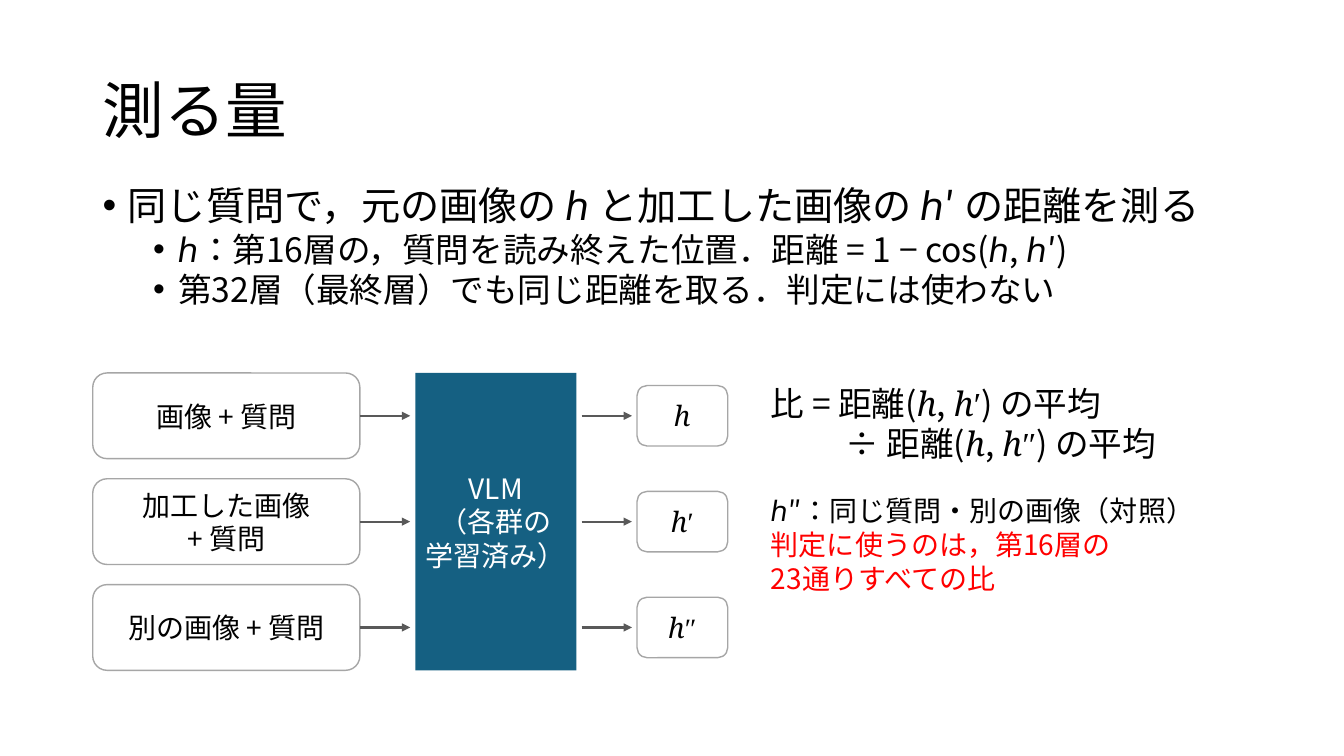
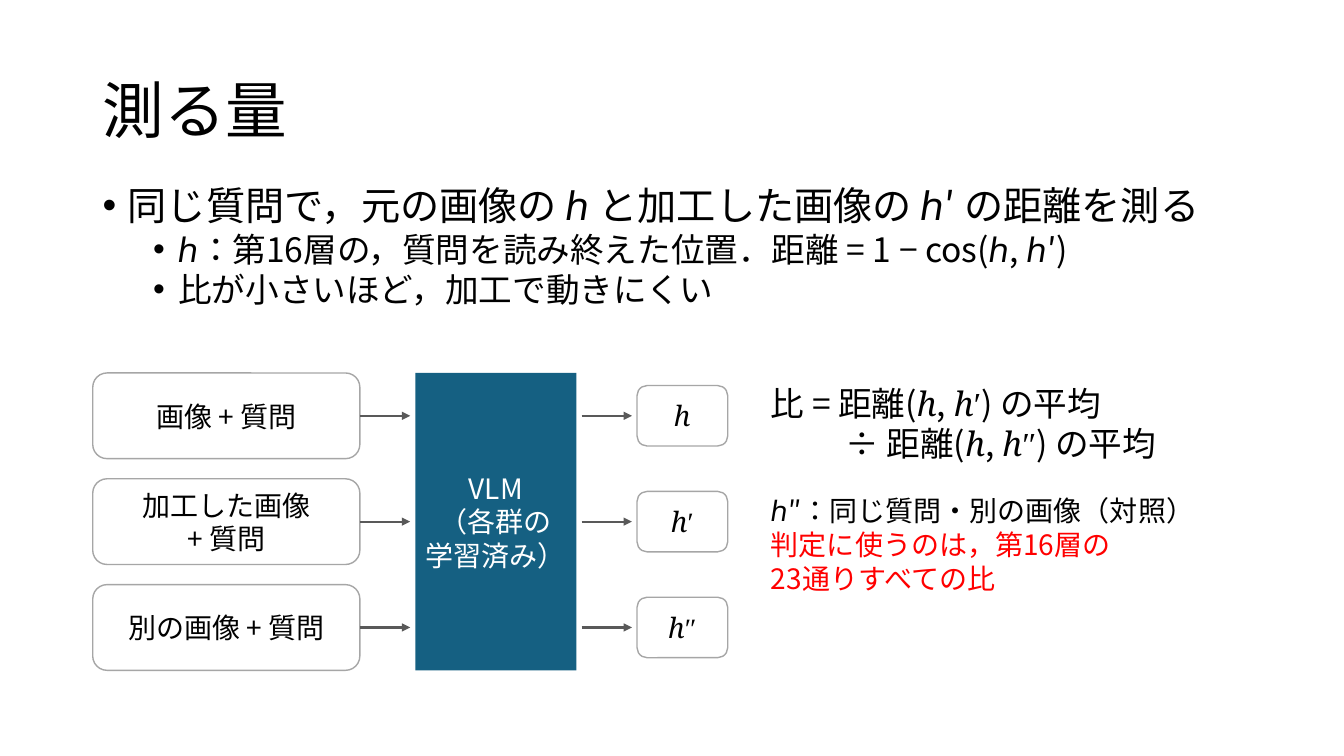
Before and after one commit to tomoking2004/cotar, a slide deck: slide 6 of presentations/20261030_進捗報告.pptx (slide 7 before the commit). Drawn at 1344x756 pixels with LibreOffice and Linux fonts; fonts in the diff are those of the drawing. Boxes give left, top, right and bottom in pixels: in the first picture for what was removed or moved away, otherwise in the second. Text is boxed around its words. In the diff, an @@ line names an element or a change of style, - is before the commit and + after.

```diff
--- a/presentations/20261030_進捗報告.pptx
+++ b/presentations/20261030_進捗報告.pptx
@@ text at <box>178,273,713,306</box>: text changed @@
-  • 第32層（最終層）でも同じ距離を取る．判定には使わない
+  • 比が小さいほど，加工で動きにくい
```
Also in this commit, not shown: 4 other slides changed, 3 slides removed.
